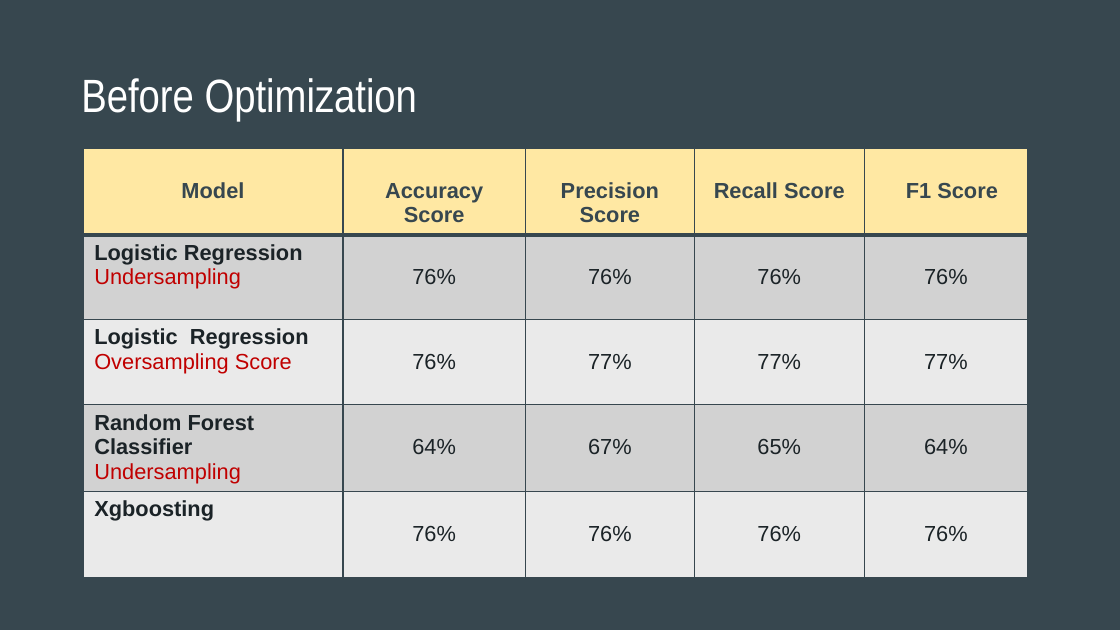
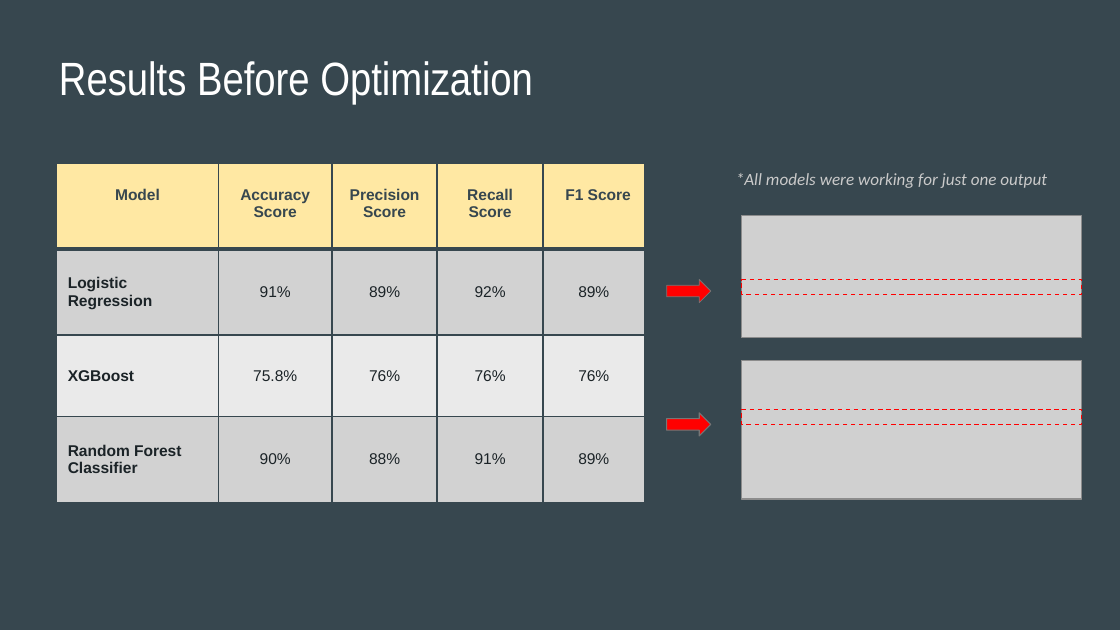
Before and after one commit to apombo90/Predicting_Heart_Disease, a slide deck: slide 18 of Final Project - Group 7.pptx. Drawn at 1120x630 pixels with LibreOffice and Linux fonts; fonts in the diff are those of the drawing; grey boxes stand for pictures. Boxes give left, top, right and bottom in pixels: in the first picture for what was removed or moved away, otherwise in the second. Text is boxed around its words. In the diff, an @@ line names an element or a change of style, - is before the commit and + after.

```diff
--- a/Final Project - Group 7.pptx
+++ b/Final Project - Group 7.pptx
@@ title at box(59, 61, 533, 105): text changed @@
-Before Optimization
+Results Before Optimization
@@ table at box(57, 164, 644, 503) @@
-row 2: Logistic Regression Undersampling | 76% | 76% | 76% | 76%
-row 3: Logistic Regression Oversampling Score | 76% | 77% | 77% | 77%
-row 4: Random Forest Classifier Undersampling | 64% | 67% | 65% | 64%
-row 5: Xgboosting | 76% | 76% | 76% | 76%
+row 2: Logistic Regression | 91% | 89% | 92% | 89%
+row 3: XGBoost | 75.8% | 76% | 76% | 76%
+row 4: Random Forest Classifier | 90% | 88% | 91% | 89%
@@ table: place and size @@
-table at box(83, 148, 1028, 591)
+table at box(57, 164, 644, 503)
@@ text added at box(736, 173, 1047, 188), 11 pt, text #CACACA, italic @@
+*All models were working for just one output
@@ picture added at box(741, 215, 1081, 337) @@
@@ right arrow added at box(666, 280, 710, 304), fill #FF0000, outline #767676 0.5 pt @@
@@ rectangle added at box(741, 280, 1081, 295), outline #FF0000 0.75 pt dashed @@
@@ picture added at box(741, 361, 1081, 500) @@
@@ right arrow added at box(666, 413, 710, 437), fill #FF0000, outline #767676 0.75 pt @@
@@ rectangle added at box(741, 410, 1081, 424), outline #FF0000 0.75 pt dashed @@
```
Also in this commit, not shown: 10 other slides changed, 3 slides added, 3 slides removed, 1 other file.
